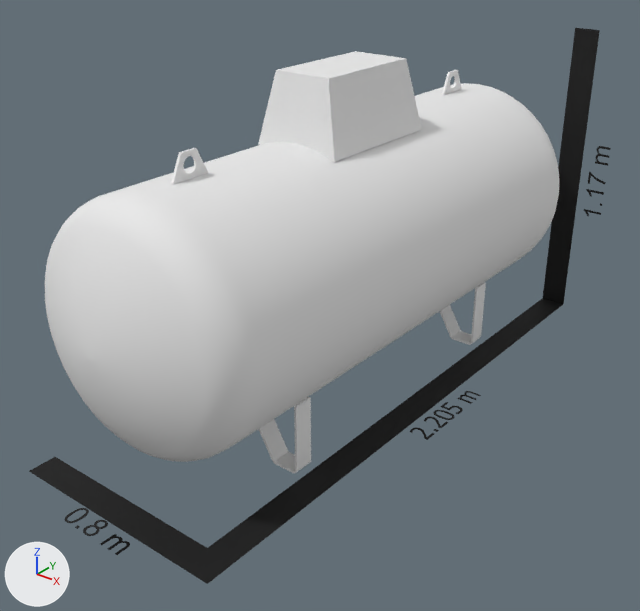
Two versions of the glTF model assets/tank_1000l_Husam.glb, one commit apart.
One viewpoint serves both versions: a 50 mm lens placed at (1.77, -2.33, 1.16), pointed at (0.05, -0.18, -0.18). The axes (+X, +Y, +Z) are drawn at lower left. The lights are the same throughout. Vertices at the same position are counted once.

Script lines for the objects in view, before the commit:
```python
ob_covering_cap = bpy.data.objects.new('COVERING CAP', me_mesh_4)
ob_covering_cap.parent = ob_covering_cap_1
ob_covering_cap.location = (0.0, 0.0, 0.0)
ob_covering_cap.scale = (0.01, 0.01, 0.01)
ob_lifting_lug = bpy.data.objects.new('LIFTING LUG', me_mesh_0)
ob_lifting_lug.parent = ob_lifting_lug_1
ob_lifting_lug.location = (0.0, 0.0, 0.0)
ob_lifting_lug.scale = (0.01, 0.01, 0.01)
ob_solid1_002 = bpy.data.objects.new('Solid1.002', me_mesh_5)
ob_solid1_002.parent = ob_dim_sketch_1
ob_solid1_002.location = (0.0, 0.0, 0.0)
ob_solid1_002.scale = (0.01, 0.01, 0.01)
ob_solid1_003 = bpy.data.objects.new('Solid1.003', me_mesh_6)
ob_solid1_003.parent = ob_text_1
ob_solid1_003.location = (0.0, 0.0, 0.0)
ob_solid1_003.scale = (0.01, 0.01, 0.01)
ob_tank_body = bpy.data.objects.new('Tank body', me_mesh_2)
ob_tank_body.parent = ob_tank_body_1
ob_tank_body.location = (0.0, 0.0, 0.0)
ob_tank_body.scale = (0.01, 0.01, 0.01)
ob_tank_support = bpy.data.objects.new('TANK SUPPORT', me_mesh_1)
ob_tank_support.parent = ob_tank_support_1
ob_tank_support.location = (0.0, 0.0, 0.0)
ob_tank_support.scale = (0.01, 0.01, 0.01)
```
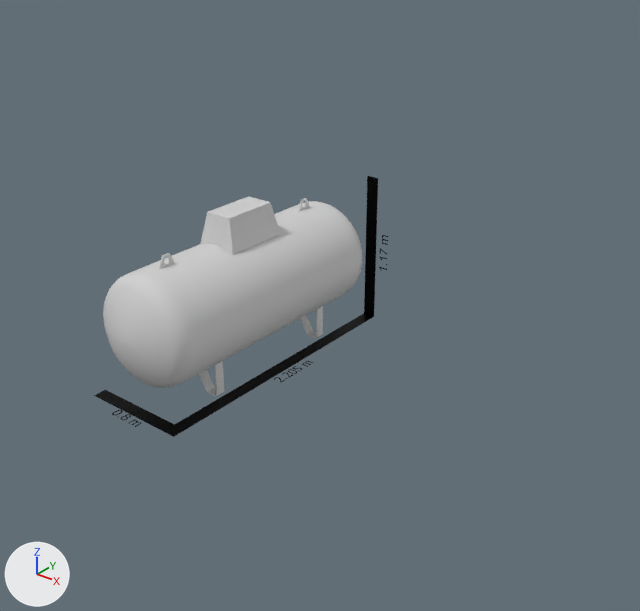
Changed parts and their boxes (x1, y1, x2, y2) in the pictures (640 x 611 px):
'Tank body', recoloured, moved, rescaled (50% narrower, 51% shorter)
    before: (45, 83, 559, 462)
    after: (103, 201, 362, 388)
'Solid1.002', recoloured, moved, rescaled (50% narrower, 53% shorter)
    before: (29, 28, 600, 584)
    after: (94, 176, 378, 437)
'COVERING CAP', recoloured, moved, rescaled (51% narrower, 46% shorter)
    before: (258, 51, 422, 162)
    after: (200, 196, 280, 255)
'TANK SUPPORT', recoloured, moved, rescaled (45% narrower, 53% shorter)
    before: (259, 282, 486, 473)
    after: (199, 306, 323, 396)
'Solid1.003', moved, rescaled (49% narrower, 53% shorter)
    before: (65, 146, 611, 555)
    after: (112, 235, 388, 427)
'LIFTING LUG', recoloured, moved, rescaled (48% narrower, 38% shorter)
    before: (171, 70, 462, 185)
    after: (159, 198, 310, 269)

Edits to the bpy script that builds the scene:
```text
Add mat_100:
    mat_100 = bpy.data.materials.new('100')
    # uses the picture img_image_0
    # uses the picture img_image_8
Add mat_98:
    mat_98 = bpy.data.materials.new('98')
    # uses the picture img_image_4
    # uses the picture img_image_5
Add mat_92:
    mat_92 = bpy.data.materials.new('92')
    # uses the picture img_image_10
    # uses the picture img_image_9
Add mat_90:
    mat_90 = bpy.data.materials.new('90')
    # uses the picture img_image_4
    # uses the picture img_image_5
Add mat_88:
    mat_88 = bpy.data.materials.new('88')
    # uses the picture img_image_4
    # uses the picture img_image_5
Change me_mesh_0:
    where me_mesh_0.from_pydata(...)  # 68 vertices, 136 faces; spans x 0.0, y -77.0..77.0, z 40.0..48.0
    remove me_mesh_0.materials.append(mat_xid_smoothwhite_f0c4468551e34b67a260c47fdddce575_shader)  # white #ebebeb
    add me_mesh_0.materials.append(mat_88)
Change me_mesh_1:
    where me_mesh_1.from_pydata(...)  # 160 vertices, 304 faces; spans x -27.9..27.9, y -58.4..58.4, z -54.8..-29.4
    remove me_mesh_1.materials.append(mat_xid_smoothwhite_f0c4468551e34b67a260c47fdddce575_shader)  # white #ebebeb
    add me_mesh_1.materials.append(mat_90)
Change me_mesh_2:
    where me_mesh_2.from_pydata(...)  # 1614 vertices, 3220 faces; spans x -40.0..40.0, y -110.0..110.0, z -40.0..40.0
    used by ob_tank_body; parent = ob_tank_body_1; location = (0.0, 0.0, 0.0); scale = (0.01, 0.01, 0.01)
    remove me_mesh_2.materials.append(mat_xid_smoothwhite_f0c4468551e34b67a260c47fdddce575_shader)  # white #ebebeb
    me_mesh_2 part 1: vertex colours changed
    add me_mesh_2.materials.append(mat_92)
Change me_mesh_4:
    where me_mesh_4.from_pydata(...)  # 24 vertices, 44 faces; spans x -15.8..15.8, y -24.5..24.5, z 36.9..61.0
    remove me_mesh_4.materials.append(mat_xid_smoothwhite_f0c4468551e34b67a260c47fdddce575_shader)  # white #ebebeb
    add me_mesh_4.materials.append(mat_98)
Change me_mesh_5:
    where me_mesh_5.from_pydata(...)  # 16 vertices, 28 faces; spans x -40.0..40.0, y -62.0..55.0, z -110.0..110.0
    remove me_mesh_5.materials.append(mat_xid_default_029de26f13ca4ce1ac1879c84724ce97_shader)  # black #000000
    add me_mesh_5.materials.append(mat_100)
Change ob_lifting_lug:
    ob_lifting_lug.parent: ob_lifting_lug_1 -> ob_node_id5
    ob_lifting_lug.scale: (0.01, 0.01, 0.01) -> (1.0, 1.0, 1.0)
Change ob_tank_support:
    ob_tank_support.parent: ob_tank_support_1 -> ob_node_id9
    ob_tank_support.scale: (0.01, 0.01, 0.01) -> (1.0, 1.0, 1.0)
Change ob_tank_body:
    ob_tank_body.parent: ob_tank_body_1 -> ob_node_id13
    ob_tank_body.scale: (0.01, 0.01, 0.01) -> (1.0, 1.0, 1.0)
Change ob_covering_cap:
    ob_covering_cap.parent: ob_covering_cap_1 -> ob_node_id25
    ob_covering_cap.scale: (0.01, 0.01, 0.01) -> (1.0, 1.0, 1.0)
Change ob_solid1_002:
    ob_solid1_002.parent: ob_dim_sketch_1 -> ob_node_id29
    ob_solid1_002.scale: (0.01, 0.01, 0.01) -> (1.0, 1.0, 1.0)
Change ob_solid1_003:
    ob_solid1_003.parent: ob_text_1 -> ob_node_id33
    ob_solid1_003.scale: (0.01, 0.01, 0.01) -> (1.0, 1.0, 1.0)
Add ob_node_id33:
    ob_node_id33 = bpy.data.objects.new('node_id33', None)
    ob_node_id33.parent = ob_node_id32
    ob_node_id33.location = (0.0, 0.0, 0.0)
    ob_node_id33.scale = (0.01, 0.01, 0.01)
Add ob_node_id32:
    ob_node_id32 = bpy.data.objects.new('node_id32', None)
    ob_node_id32.parent = ob_node_id36
    ob_node_id32.location = (-23.86, -482.0, -255.6)
    ob_node_id32.rotation_euler = (-1.571, 0.0, 3.142)  # degrees (-90, 0, 180)
    ob_node_id32.scale = (437.0, 437.0, 437.0)
Add ob_node_id36:
    ob_node_id36 = bpy.data.objects.new('node_id36', None)
    ob_node_id36.parent = ob_covering_cap_1
    ob_node_id36.location = (0.0, 0.0, 0.0)
    ob_node_id36.scale = (0.001, 0.001, 0.001)
Add ob_node_id29:
    ob_node_id29 = bpy.data.objects.new('node_id29', None)
    ob_node_id29.parent = ob_node_id28
    ob_node_id29.location = (0.0, 0.0, 0.0)
    ob_node_id29.scale = (0.01, 0.01, 0.01)
Add ob_node_id28:
    ob_node_id28 = bpy.data.objects.new('node_id28', None)
    ob_node_id28.parent = ob_node_id36
    ob_node_id28.location = (-23.86, -482.0, -16.3)
    ob_node_id28.rotation_euler = (-1.571, 0.0, 3.142)  # degrees (-90, 0, 180)
    ob_node_id28.scale = (437.0, 437.0, 437.0)
Add ob_node_id25:
    ob_node_id25 = bpy.data.objects.new('node_id25', None)
    ob_node_id25.parent = ob_node_id24
    ob_node_id25.location = (0.0, 0.0, 0.0)
    ob_node_id25.scale = (0.01, 0.01, 0.01)
Add ob_node_id24:
    ob_node_id24 = bpy.data.objects.new('node_id24', None)
    ob_node_id24.parent = ob_node_id36
    ob_node_id24.location = (-23.86, -482.0, -16.3)
    ob_node_id24.scale = (437.0, 437.0, 437.0)
Add ob_node_id13:
    ob_node_id13 = bpy.data.objects.new('node_id13', None)
    ob_node_id13.parent = ob_node_id12
    ob_node_id13.location = (0.0, 0.0, 0.0)
    ob_node_id13.scale = (0.01, 0.01, 0.01)
Add ob_node_id12:
    ob_node_id12 = bpy.data.objects.new('node_id12', None)
    ob_node_id12.parent = ob_node_id36
    ob_node_id12.location = (-23.86, -482.0, -16.3)
    ob_node_id12.scale = (437.0, 437.0, 437.0)
Add ob_node_id9:
    ob_node_id9 = bpy.data.objects.new('node_id9', None)
    ob_node_id9.parent = ob_node_id8
    ob_node_id9.location = (0.0, 0.0, 0.0)
    ob_node_id9.scale = (0.01, 0.01, 0.01)
Add ob_node_id8:
    ob_node_id8 = bpy.data.objects.new('node_id8', None)
    ob_node_id8.parent = ob_node_id36
    ob_node_id8.location = (-23.86, -482.0, -16.3)
    ob_node_id8.scale = (437.0, 437.0, 437.0)
Add ob_node_id5:
    ob_node_id5 = bpy.data.objects.new('node_id5', None)
    ob_node_id5.parent = ob_node_id4
    ob_node_id5.location = (0.0, 0.0, 0.0)
    ob_node_id5.scale = (0.01, 0.01, 0.01)
Add ob_node_id4:
    ob_node_id4 = bpy.data.objects.new('node_id4', None)
    ob_node_id4.parent = ob_node_id36
    ob_node_id4.location = (-23.86, -482.0, -16.3)
    ob_node_id4.scale = (437.0, 437.0, 437.0)
```
